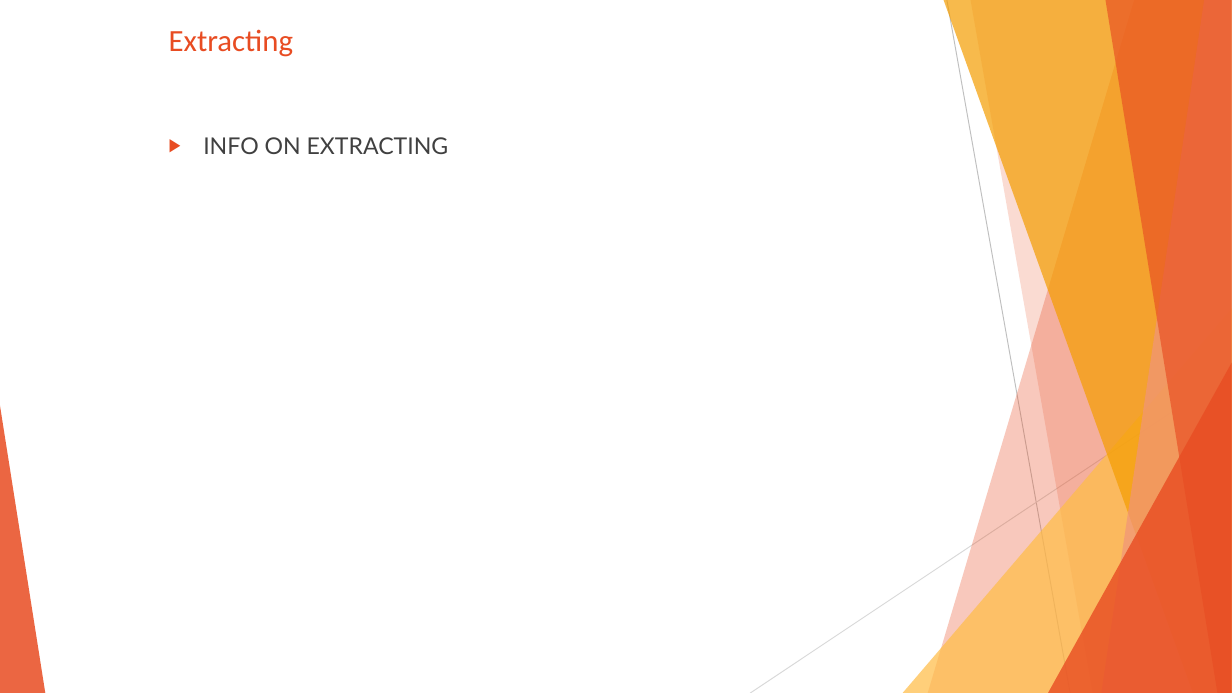
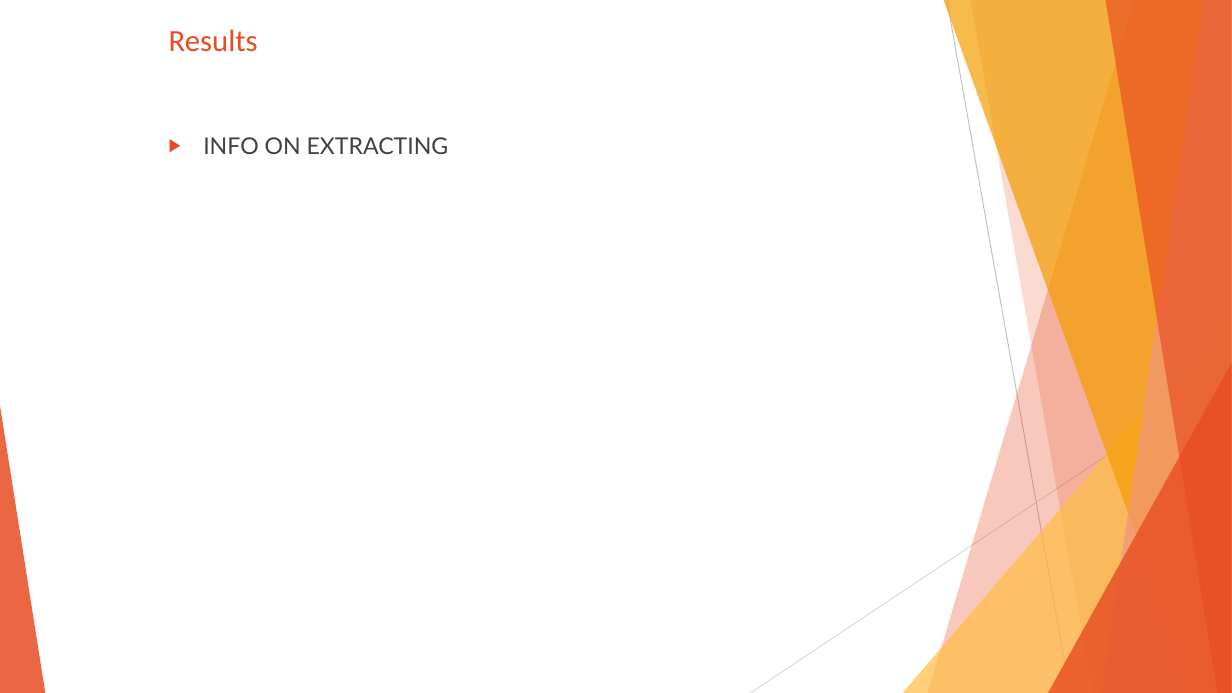
Before and after one commit to SanabuW/NYT-API-Analysis, a slide deck: slide 19 of common/(presentation_temp_file).pptx (slide 12 before the commit). Drawn at 1232x693 pixels with LibreOffice and Linux fonts; fonts in the diff are those of the drawing. Boxes give left, top, right and bottom in pixels: in the first picture for what was removed or moved away, otherwise in the second. Text is boxed around its words. In the diff, an @@ line names an element or a change of style, - is before the commit and + after.

```diff
--- a/common/(presentation_temp_file).pptx
+++ b/common/(presentation_temp_file).pptx
@@ title at (x1=169, y1=29, x2=258, y2=52): text changed @@
-Extracting
+Results
```
Also in this commit, not shown: 9 other slides changed, 8 slides added, 8 other files.
